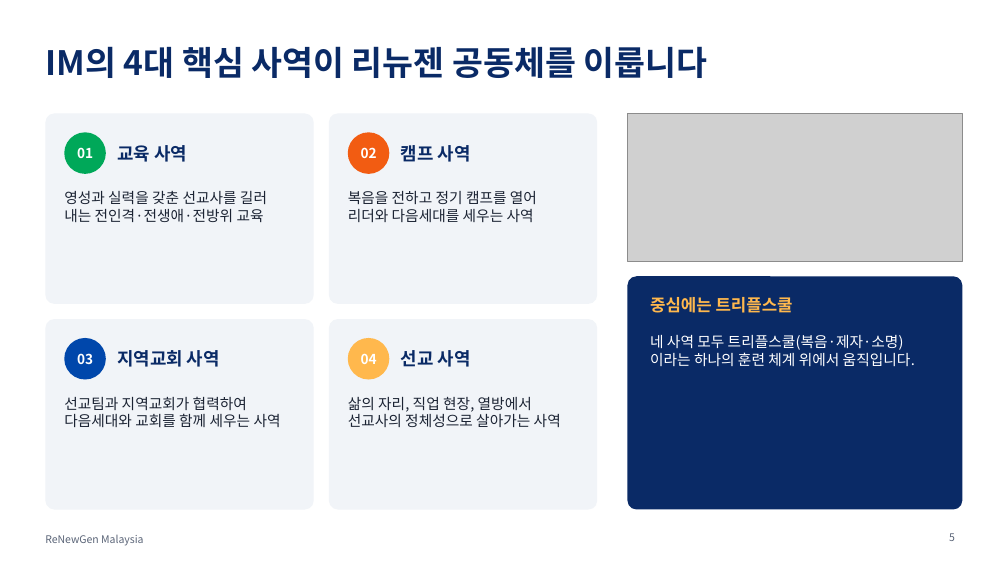
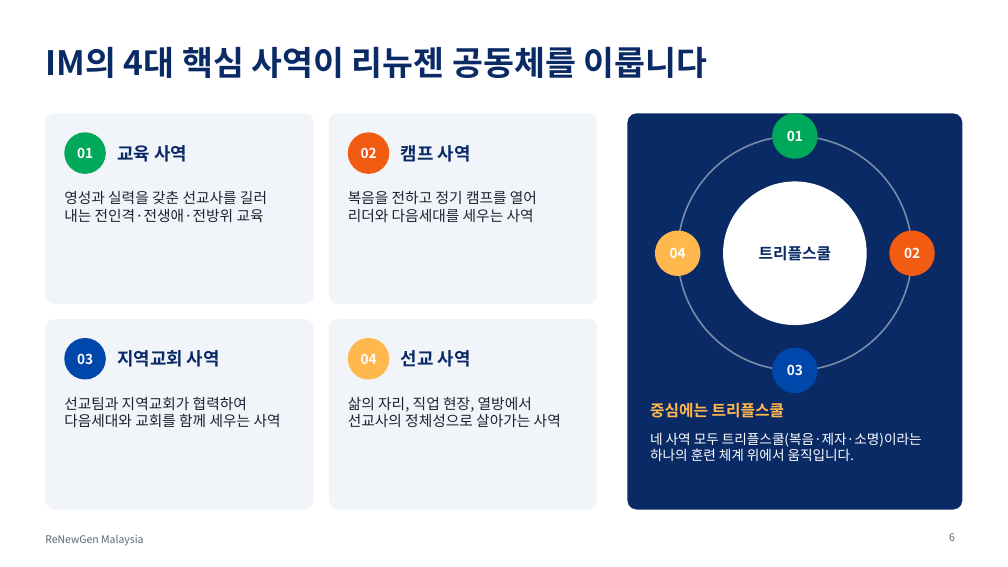
Before and after one commit to ChampionJohan/Johan, a slide deck: slide 6 of renewgen-malaysia/ReNewGen_Malaysia_KO.pptx (slide 5 before the commit). Drawn at 1008x567 pixels with LibreOffice and Linux fonts; fonts in the diff are those of the drawing; grey boxes stand for pictures. Boxes give left, top, right and bottom in pixels: in the first picture for what was removed or moved away, otherwise in the second. Text is boxed around its words. In the diff, an @@ line names an element or a change of style, - is before the commit and + after.

```diff
--- a/renewgen-malaysia/ReNewGen_Malaysia_KO.pptx
+++ b/renewgen-malaysia/ReNewGen_Malaysia_KO.pptx
@@ rounded rectangle: place and size @@
-rounded rectangle at (628,276,963,510)
+rounded rectangle at (628,113,963,510)
@@ rounded rectangle at (628,113,963,510): proportions changed @@
@@ picture removed at (628,113,963,261) @@
@@ ellipse added at (772,113,817,159), fill #00A859 @@
@@ ellipse added at (678,136,912,371), outline #FFFFFF 1.5 pt @@
@@ text added at (787,130,803,141), 13 pt, text #FFFFFF, bold @@
+01
@@ ellipse added at (723,181,867,325), fill #FFFFFF @@
@@ ellipse added at (655,231,700,276), fill #FFB84D @@
@@ ellipse added at (890,231,935,276), fill #F25C12 @@
@@ text added at (670,247,686,258), 13 pt, text #FFFFFF, bold @@
+04
@@ text added at (759,245,831,261), 15 pt, text #0A2A66, bold @@
+트리플스쿨
@@ text added at (904,247,920,258), 13 pt, text #FFFFFF, bold @@
+02
@@ ellipse added at (772,348,817,393), fill #0047AB @@
@@ text added at (787,364,803,376), 13 pt, text #FFFFFF, bold @@
+03
@@ text "중심에는 트리플스쿨": place and size @@
-text "중심에는 트리플스쿨" at (650,297,793,313)
+text "중심에는 트리플스쿨" at (650,402,784,418)
@@ text "중심에는 트리플스쿨" at (650,402,784,418): size 16 to 15 pt @@
@@ text "네 사역 모두 트리플스쿨(복음·제자·소명)이라는 하나의 ...": place and size @@
-text "네 사역 모두 트리플스쿨(복음·제자·소명)이라는 하나의 ..." at (650,335,915,366)
+text "네 사역 모두 트리플스쿨(복음·제자·소명)이라는 하나의 ..." at (650,432,922,461)
@@ text "네 사역 모두 트리플스쿨(복음·제자·소명)이라는 하나의 ..." at (650,432,922,461): size 14 to 13 pt @@
@@ page number at (949,533,955,541): text changed @@
-5
+6
```
Also in this commit, not shown: 7 other slides changed, 3 slides added, 9 other files.
